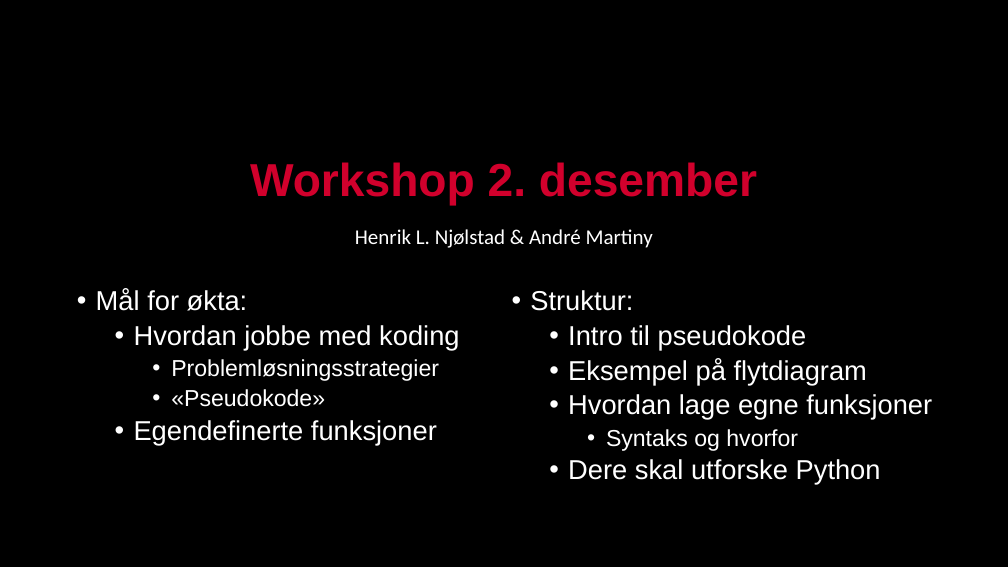
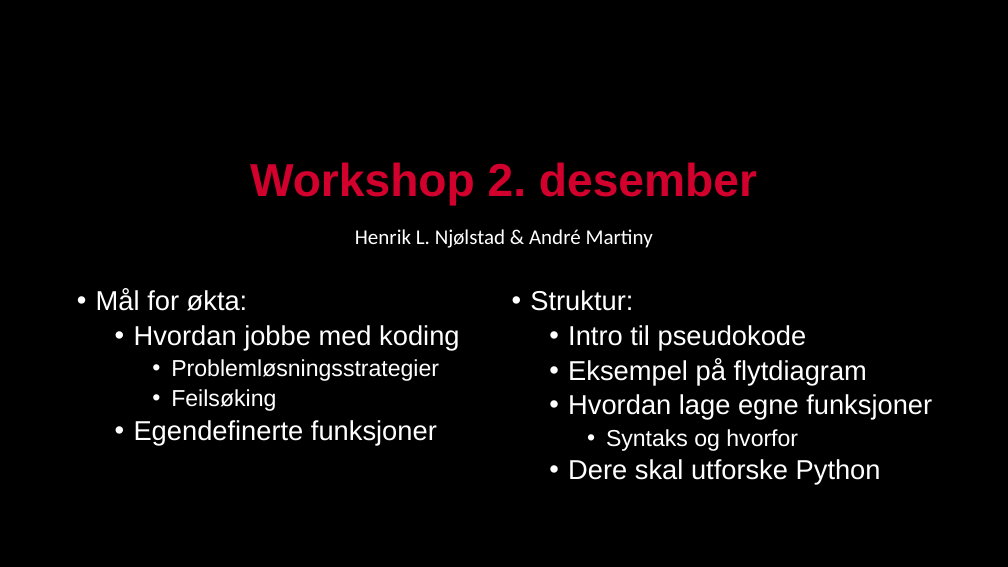
Before and after one commit to kodelaben/kodelaben.github.io, a slide deck: slide 1 of _drafts/Oppgaver/Workshop/Workshop_2PP.pptx. Drawn at 1008x567 pixels with LibreOffice and Linux fonts; fonts in the diff are those of the drawing; background and template pictures are left out. Boxes give left, top, right and bottom in pixels: in the first picture for what was removed or moved away, otherwise in the second. Text is boxed around its words. In the diff, an @@ line names an element or a change of style, - is before the commit and + after.

```diff
--- a/_drafts/Oppgaver/Workshop/Workshop_2PP.pptx
+++ b/_drafts/Oppgaver/Workshop/Workshop_2PP.pptx
@@ text at (171,389,276,411): text changed @@
-    • «Pseudokode»
+    • Feilsøking
```
Also in this commit, not shown: 1 other slide changed, 3 other files.
